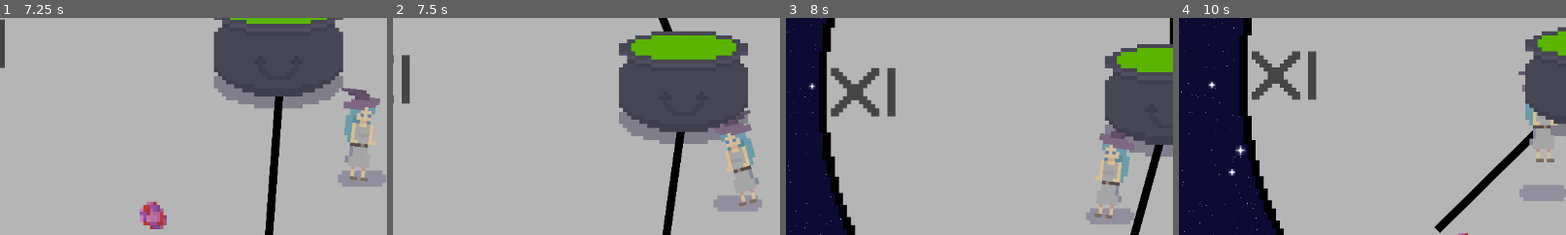
Above: before the commit, frames 1-4 (left to right).
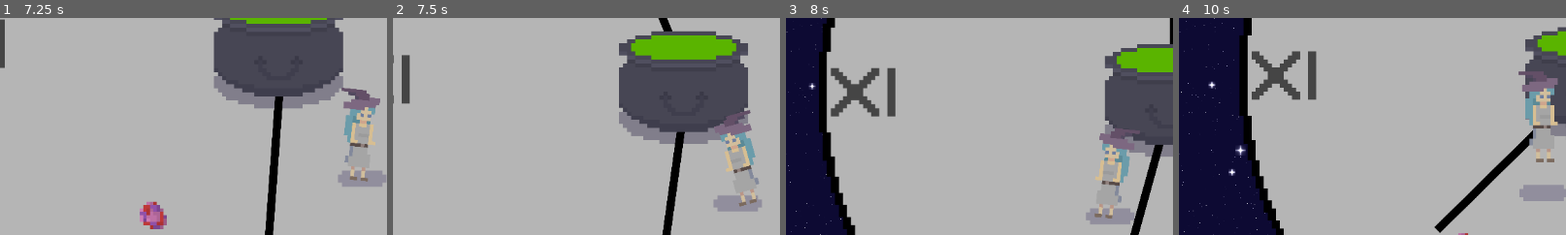
Above: after the commit, the same moments.

Repository: arrowira/miniJam189
Game: Godot game, scene res://Scenes/main.tscn
Same seed, same stepped clock (60 frames per second), same inputs: the game is played once before the commit and once after it.
Inputs:
- Up to frame 1 (7.25 s): hold A (right) 0.53-1.28 s; tap Space (jump) at 0.77, 1.52, 3.02, 3.77, 4.52, 6.02, 6.77 s; hold S (down) 1.28-2.03 s; hold A (right) 2.03-2.78 s; hold W (up) 2.78-3.53 s; hold D (left) 3.53-5.03 s; hold S (down) 5.03-5.78 s; hold A (right) 5.78-6.53 s; hold W (up) from 6.53 s (still down)
- Up to frame 2 (7.5 s): release W (up) at 7.28 s; hold A (right) from 7.28 s (still down)
- Up to frame 3 (8 s): keep holding A (right); tap Space (jump) at 7.52 s
- Up to frame 4 (10 s): release A (right) at 8.03 s; hold S (down) 8.03-8.78 s; hold D (left) 8.78-9.53 s; tap Space (jump) at 9.02, 9.77 s; hold W (up) from 9.53 s (still down)
The pictures show only the part of the screen within x 3-53%, y 15-65%; the shares and areas given below are measured in that part.

Frame 1 is identical in both runs. In frame 2, 0.1% of the frame differs, in the area x 82-90%, y 43-51%; in frame 3, less than 0.1%; in frame 4, 1.3%, in the area x 89-98%, y 25-50%.

Commit message:
player ordering update in physics update as well as cauldron hitbox change

Diff:
--- a/minijam189/Scenes/Cauldron.tscn
+++ b/minijam189/Scenes/Cauldron.tscn
@@ -10,7 +10,7 @@
 [sub_resource type="CanvasTexture" id="CanvasTexture_7r5qq"]
 
 [sub_resource type="RectangleShape2D" id="RectangleShape2D_ing50"]
-size = Vector2(987, 530)
+size = Vector2(684, 435)
 
 [node name="Cauldron" type="Node2D"]
 
@@ -43,5 +43,5 @@
 texture = ExtResource("1_rw2sa")
 
 [node name="CollisionShape2D" type="CollisionShape2D" parent="cauldronArea"]
-position = Vector2(18.5, 104)
+position = Vector2(-10, 100.5)
 shape = SubResource("RectangleShape2D_ing50")
--- a/minijam189/Scripts/playerMovement.gd
+++ b/minijam189/Scripts/playerMovement.gd
@@ -7,6 +7,7 @@
 var input_direction = Vector2.ZERO
 var slipping = false
 func _physics_process(delta: float) -> void:
+	z_index = position.y/30.0
 	if velocity.x<0:
 		$Sprite2D.flip_h = true
 	else:
